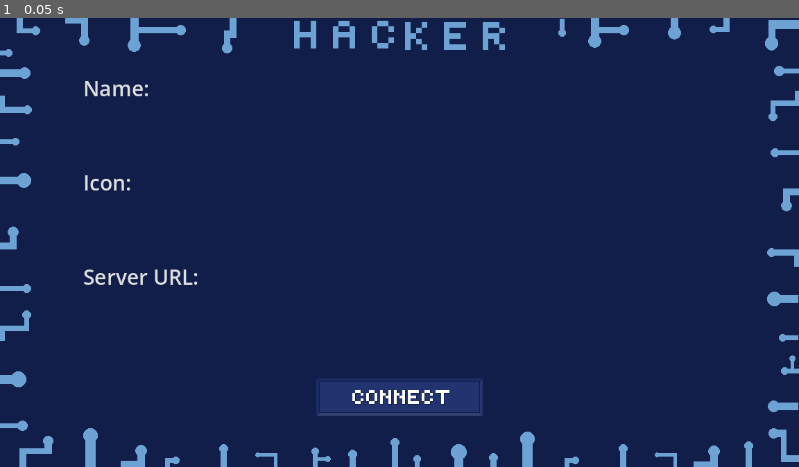
Above: before the commit, frame 1.
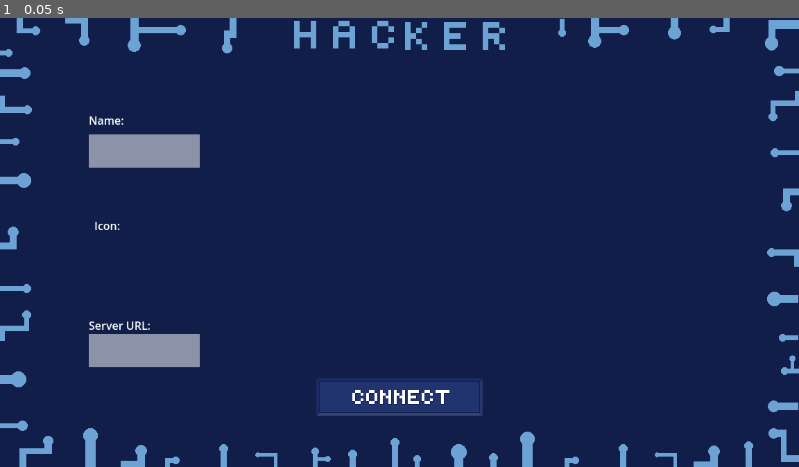
Above: after the commit, the same moment.

Repository: vocaz/hackercompsci
Game: Godot game, scene res://LobbyMenu.tscn
Two runs of this game, one before a commit and one after it. Both use one fixed random seed, a clock stepped at 60 frames per second and the inputs below. This scene is started directly instead of the project's main scene.
Inputs:
- Up to frame 1 (0.05 s): no input

The runs differ from the first frame. In frame 1, 2.7% of the frame differs, in the area x 10-26%, y 14-78%.

Commit message:
lobby screen

Diff:
--- a/LobbyMenu.tscn
+++ b/LobbyMenu.tscn
@@ -1,18 +1,12 @@
-[gd_scene load_steps=8 format=3 uid="uid://b4sebowmqacm"]
+[gd_scene load_steps=6 format=3 uid="uid://b4sebowmqacm"]
 
 [ext_resource type="Script" path="res://lobby_menu.gd" id="1_tfjtp"]
 [ext_resource type="Texture2D" uid="uid://bd02gk3ddnt2b" path="res://textures/lobby background full.png" id="2_yb5v5"]
 [ext_resource type="Texture2D" uid="uid://dspr3jsi5s5mt" path="res://textures/connect button.png" id="3_x277g"]
 [ext_resource type="Texture2D" uid="uid://c1x4dt3gkplor" path="res://textures/connect button pushed.png" id="4_hi5pm"]
 
-[sub_resource type="StyleBoxFlat" id="StyleBoxFlat_be3ls"]
-bg_color = Color(0.6, 0.6, 0.6, 0)
-
-[sub_resource type="StyleBoxFlat" id="StyleBoxFlat_ht44e"]
-bg_color = Color(0.6, 0.6, 0.6, 0)
-
-[sub_resource type="StyleBoxFlat" id="StyleBoxFlat_r2882"]
-bg_color = Color(0.6, 0.6, 0.6, 0)
+[sub_resource type="StyleBoxFlat" id="StyleBoxFlat_5aawx"]
+bg_color = Color(1, 1, 1, 0.517647)
 
 [node name="LobbyMenu" type="Control"]
 layout_mode = 3
@@ -32,40 +26,44 @@
 offset_bottom = 648.0
 texture = ExtResource("2_yb5v5")
 
-[node name="TextEdit" type="TextEdit" parent="Panel/Background"]
+[node name="LineEdit" type="LineEdit" parent="Panel/Background"]
 layout_mode = 0
-offset_left = 120.0
-offset_top = 80.0
-offset_right = 216.0
-offset_bottom = 128.0
-theme_override_constants/line_spacing = 0
-theme_override_font_sizes/font_size = 30
-theme_override_styles/normal = SubResource("StyleBoxFlat_be3ls")
+offset_left = 128.0
+offset_top = 168.0
+offset_right = 288.0
+offset_bottom = 216.0
+theme_override_styles/normal = SubResource("StyleBoxFlat_5aawx")
+
+[node name="LineEdit2" type="LineEdit" parent="Panel/Background"]
+offset_left = 128.0
+offset_top = 456.0
+offset_right = 288.0
+offset_bottom = 504.0
+theme_override_styles/normal = SubResource("StyleBoxFlat_5aawx")
+
+[node name="Name Label" type="Label" parent="Panel/Background"]
+layout_mode = 0
+offset_left = 128.0
+offset_top = 136.0
+offset_right = 192.0
+offset_bottom = 159.0
 text = "Name:"
 
-[node name="TextEdit2" type="TextEdit" parent="Panel/Background"]
-layout_mode = 0
-offset_left = 120.0
-offset_top = 216.0
-offset_right = 224.0
-offset_bottom = 264.0
-theme_override_constants/line_spacing = 0
-theme_override_font_sizes/font_size = 30
-theme_override_styles/normal = SubResource("StyleBoxFlat_ht44e")
+[node name="Icon Label" type="Label" parent="Panel/Background"]
+offset_left = 136.0
+offset_top = 288.0
+offset_right = 200.0
+offset_bottom = 311.0
 text = "Icon:"
 
-[node name="TextEdit3" type="TextEdit" parent="Panel/Background"]
-layout_mode = 0
-offset_left = 120.0
-offset_top = 352.0
-offset_right = 288.0
-offset_bottom = 400.0
-theme_override_constants/line_spacing = 0
-theme_override_font_sizes/font_size = 30
-theme_override_styles/normal = SubResource("StyleBoxFlat_r2882")
+[node name="Server URL Label" type="Label" parent="Panel/Background"]
+offset_left = 128.0
+offset_top = 432.0
+offset_right = 192.0
+offset_bottom = 455.0
 text = "Server URL:"
 
-[node name="TextureButton" type="TextureButton" parent="."]
+[node name="TextureButton" type="TextureButton" parent="Panel"]
 layout_mode = 1
 anchors_preset = 7
 anchor_left = 0.5
